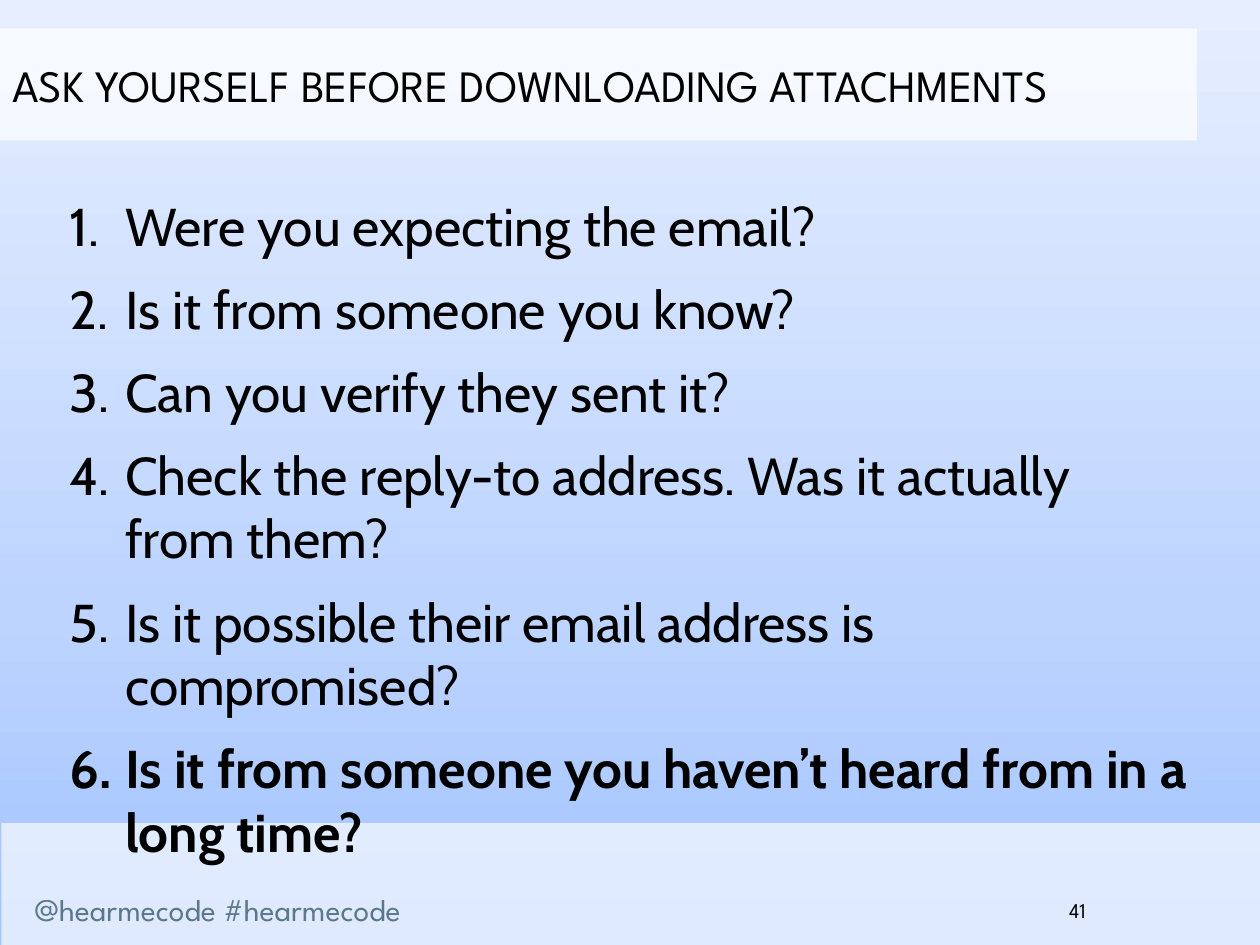
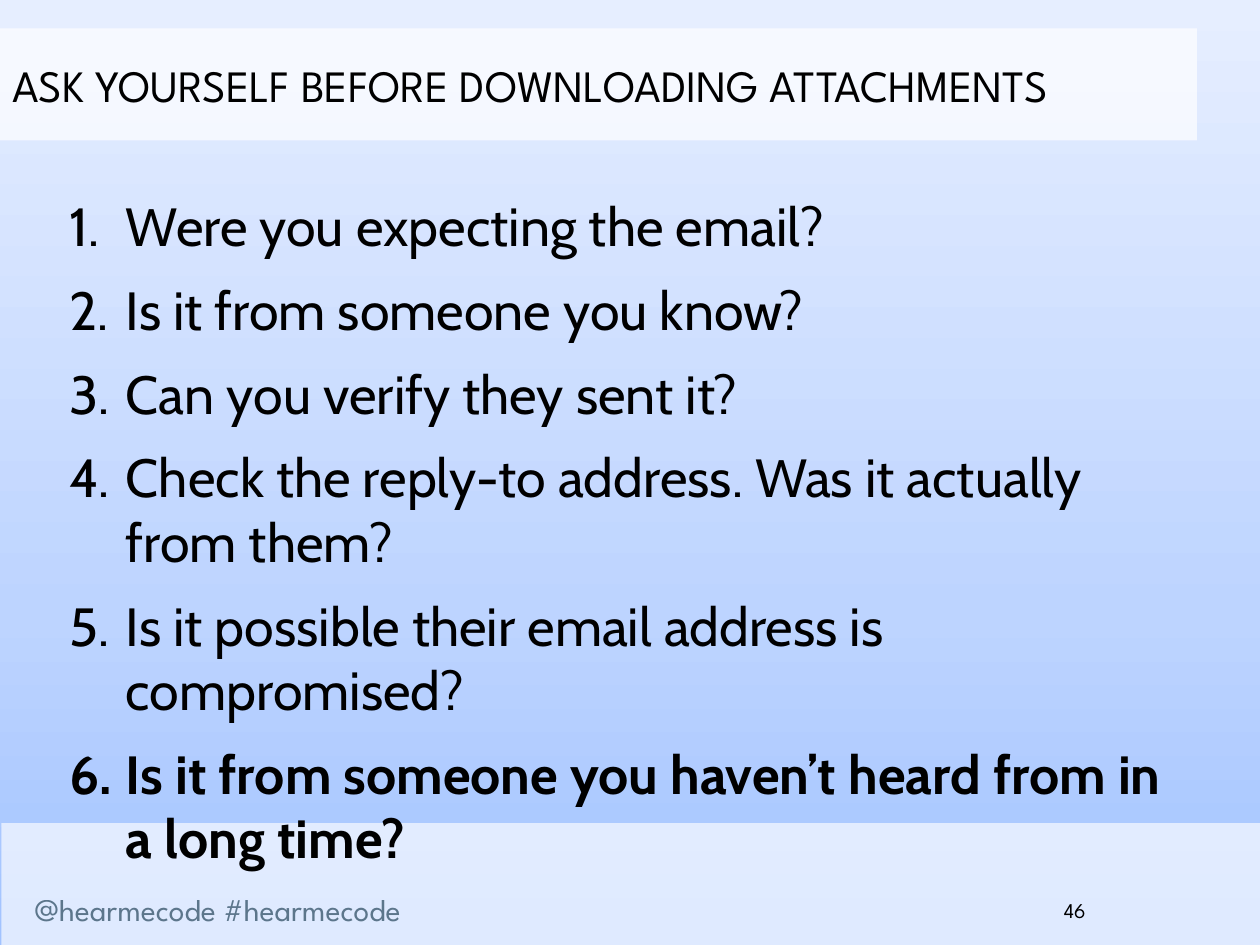
Before and after one commit to hearmecode/slides, a slide deck: slide 46 of Security is for Everyone/Part One/Hear Me Code - Security is for Everyone - Part One.pptx (slide 41 before the commit). Drawn at 1260x945 pixels with LibreOffice and Linux fonts; fonts in the diff are those of the drawing; background and template pictures are left out. Boxes give left, top, right and bottom in pixels: in the first picture for what was removed or moved away, otherwise in the second. Text is boxed around its words. In the diff, an @@ line names an element or a change of style, - is before the commit and + after.

```diff
--- a/Security is for Everyone/Part One/Hear Me Code - Security is for Everyone - Part One.pptx
+++ b/Security is for Everyone/Part One/Hear Me Code - Security is for Everyone - Part One.pptx
@@ text "Were you expecting the email?" at box(126, 205, 1161, 805): size 30.4 to 30.7 pt; indent changed @@
@@ page number at box(1064, 904, 1086, 919): text changed @@
-41
+46
```
Also in this commit, not shown: 2 other slides changed, 5 slides added, 2 other files.
